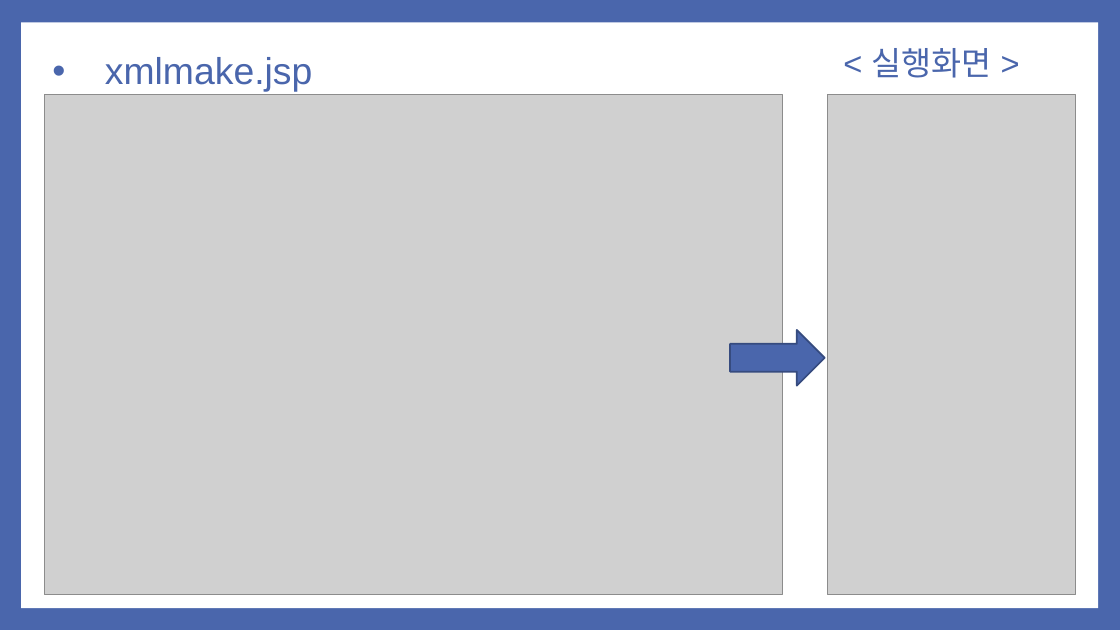
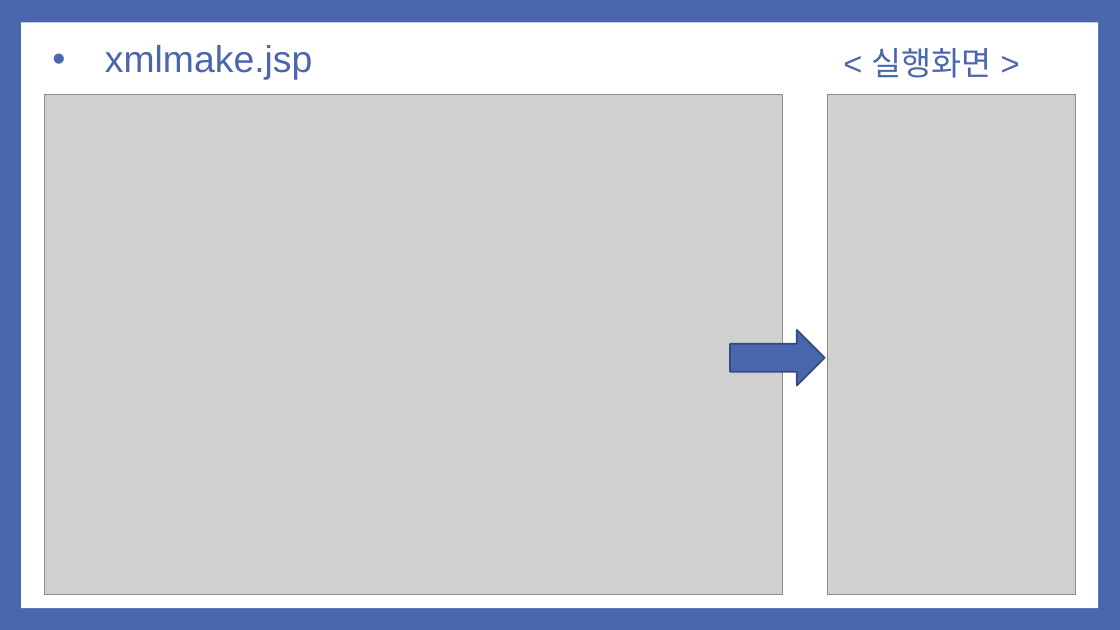
Before and after one commit to noheul1030/KOPO-HTML, a slide deck: slide 2 of 과제PPT/기업업무 6강.pptx (slide 3 before the commit). Drawn at 1120x630 pixels with LibreOffice and Linux fonts; fonts in the diff are those of the drawing; grey boxes stand for pictures. Boxes give left, top, right and bottom in pixels: in the first picture for what was removed or moved away, otherwise in the second. Text is boxed around its words. In the diff, an @@ line names an element or a change of style, - is before the commit and + after.

```diff
--- a/과제PPT/기업업무 6강.pptx
+++ b/과제PPT/기업업무 6강.pptx
@@ title "xmlmake.jsp": place and size @@
-title "xmlmake.jsp" at box(105, 57, 312, 92)
+title "xmlmake.jsp" at box(105, 45, 312, 80)
```
Also in this commit, not shown: 2 other slides changed, 8 slides added, 5 slides removed.
